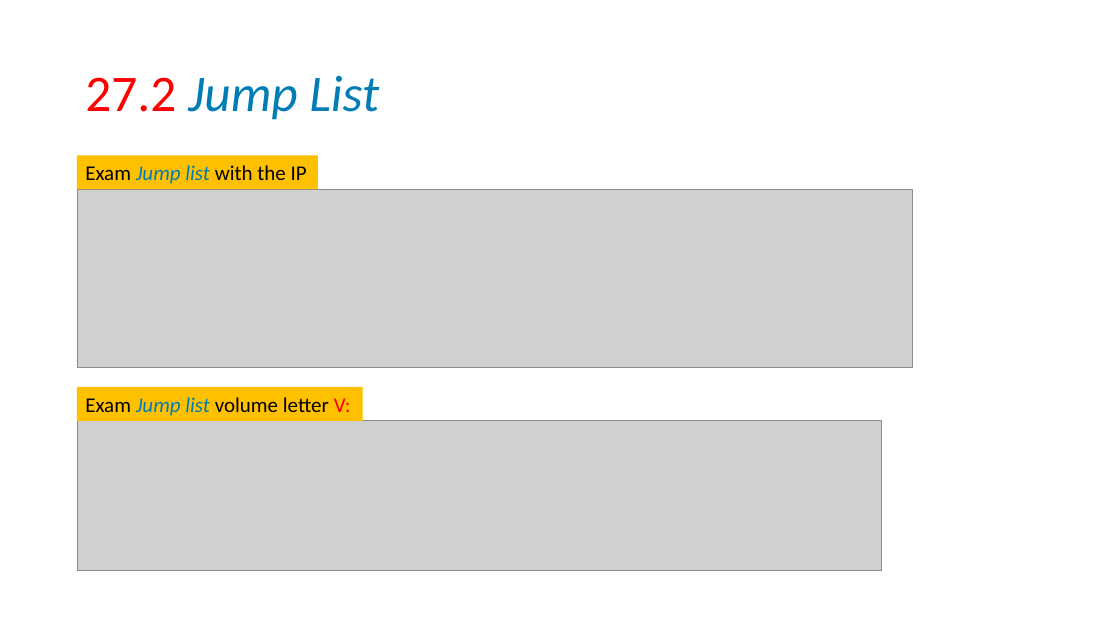
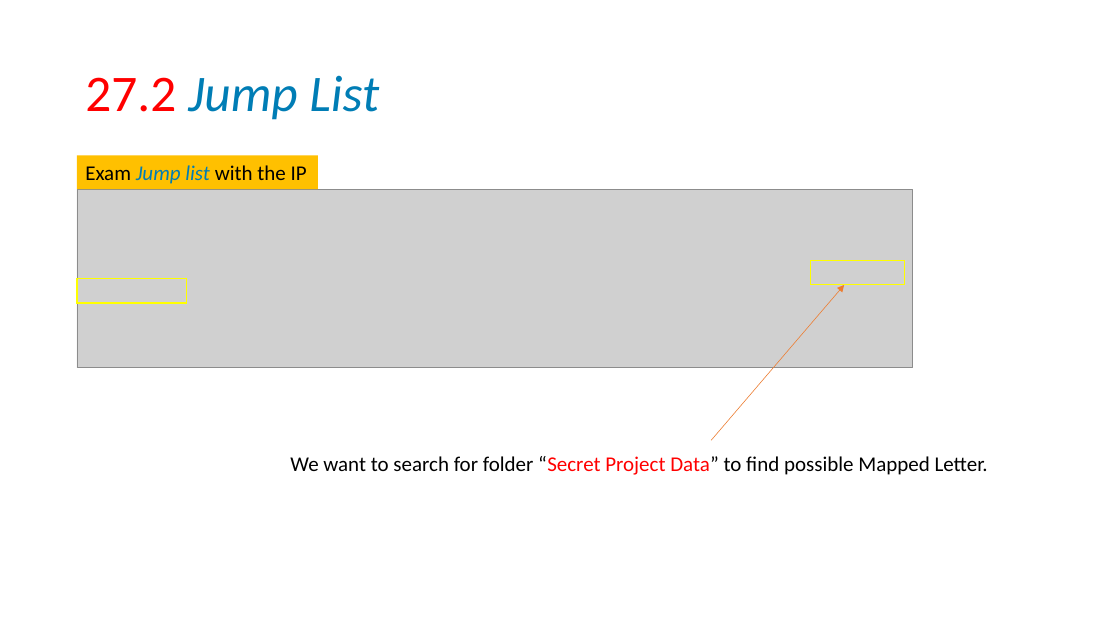
Before and after one commit to frankwxu/digital-forensics-lab, a slide deck: slide 5 of NIST_Data_Leakage_Case/NIST_Data_Leakage_07_NetworkDrive_Cloud.pptx (slide 4 before the commit). Drawn at 1120x630 pixels with LibreOffice and Linux fonts; fonts in the diff are those of the drawing; grey boxes stand for pictures; background and template pictures are left out. Boxes give left, top, right and bottom in pixels: in the first picture for what was removed or moved away, otherwise in the second. Text is boxed around its words. In the diff, an @@ line names an element or a change of style, - is before the commit and + after.

Commit message:
Imporve NIST data leakage: MFT and logFile analysis

```diff
--- a/NIST_Data_Leakage_Case/NIST_Data_Leakage_07_NetworkDrive_Cloud.pptx
+++ b/NIST_Data_Leakage_Case/NIST_Data_Leakage_07_NetworkDrive_Cloud.pptx
@@ rectangle added at (811,260,905,285), outline #FFFF00 1 pt @@
@@ rectangle added at (77,279,187,303), outline #FFFF00 1 pt @@
@@ arrow added from (712, 440) to (844, 285), #ED7D31 0.5 pt @@
@@ rectangle removed at (77,387,363,421) @@
-Exam Jump list volume letter V:
@@ picture removed at (77,421,882,571) @@
@@ text added at (290,456,988,475), 18 pt, text #000000 @@
+We want to search for folder “Secret Project Data” to find possible Mapped Letter.
```
Also in this commit, not shown: 4 other slides changed, 3 slides added, 1 other file.
